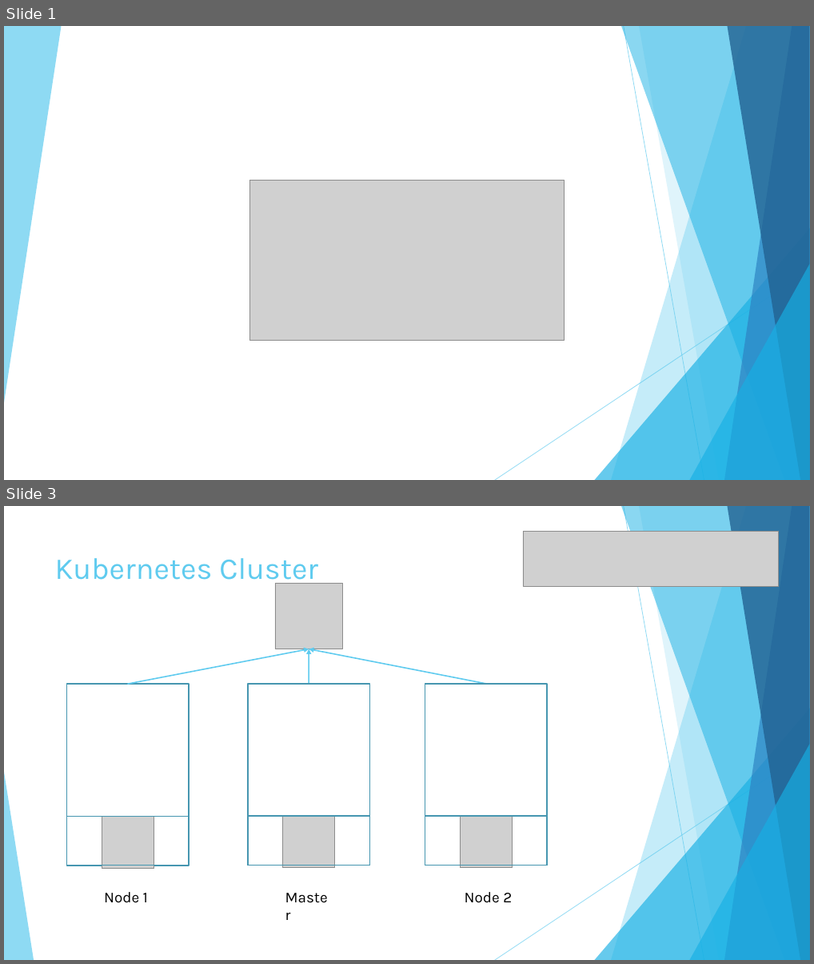
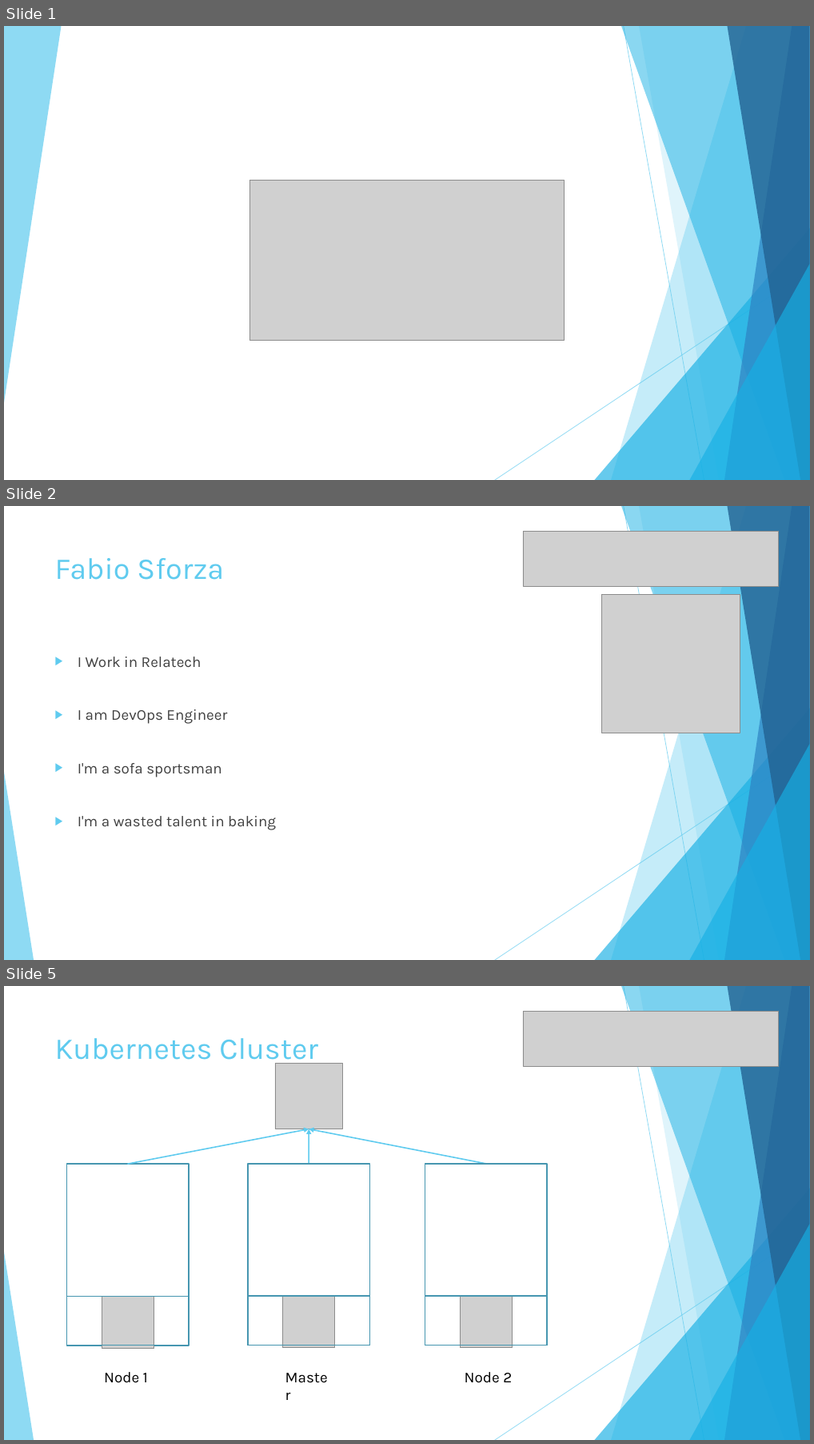
Before and after one commit to fsforza/kubernetes-demo, a slide deck: slides/kube-demo.pptx. Shown one above the other, each under a label of ours: slides 1 and 3 before the commit, slides 1, 2 and 5 after it; the slides between them are not shown. The pictures are 814x964 and 814x1444 pixels, drawn with LibreOffice and Linux fonts; fonts in the diff are those of the drawing; grey boxes stand for pictures. Boxes give left, top, right and bottom in pixels: in the first picture for what was removed or moved away, otherwise in the second. Text is boxed around its words. In the diff, an @@ line names an element or a change of style, - is before the commit and + after.

```diff
--- a/slides/kube-demo.pptx
+++ b/slides/kube-demo.pptx
@@ slide 2 added at [4,506,810,960], background #FFFFFF; not listed: 10 template elements that a slide beside it also shows @@
@@ picture added at [523,531,779,586] @@
@@ title added at [55,558,224,580], 36 pt, text #5FCBEF @@
+Fabio Sforza
@@ picture added at [602,594,741,733] @@
@@ text added at [78,656,276,830], 18 pt, text #404040 @@
+▶ I Work in Relatech
+▶ I am DevOps Engineer
+▶ I'm a sofa sportsman
+▶ I'm a wasted talent in baking
@@ what was slide 3 is now slide 5 @@
```
Also in this commit, not shown: 2 slides changed, 1 other slide added.
